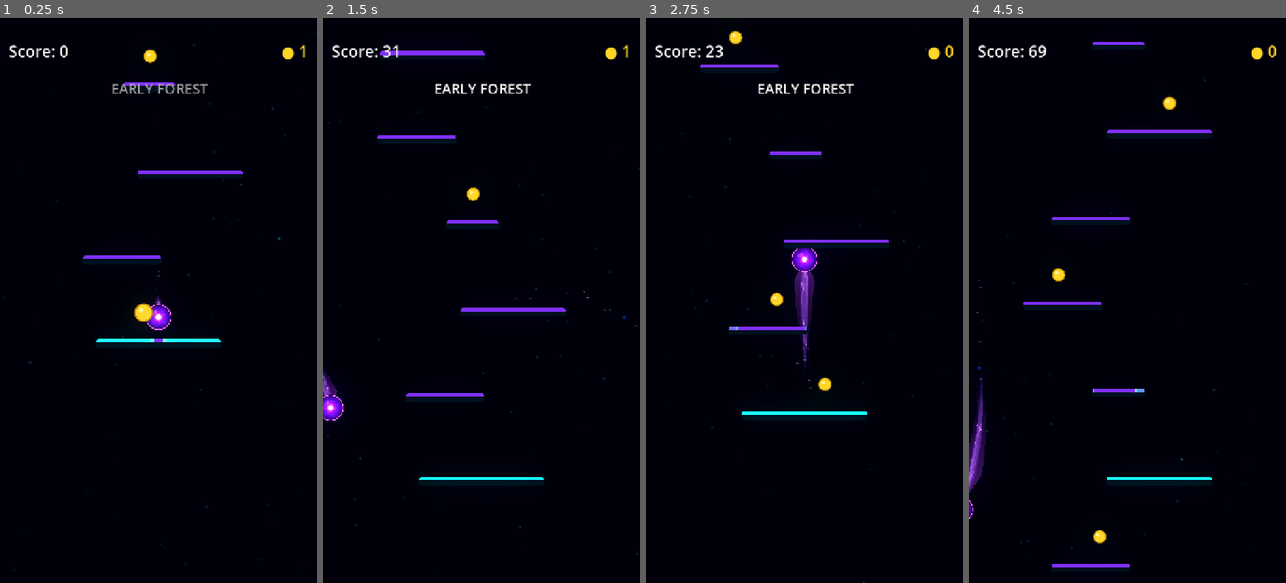
Above: before the commit, frames 1-4 (left to right).
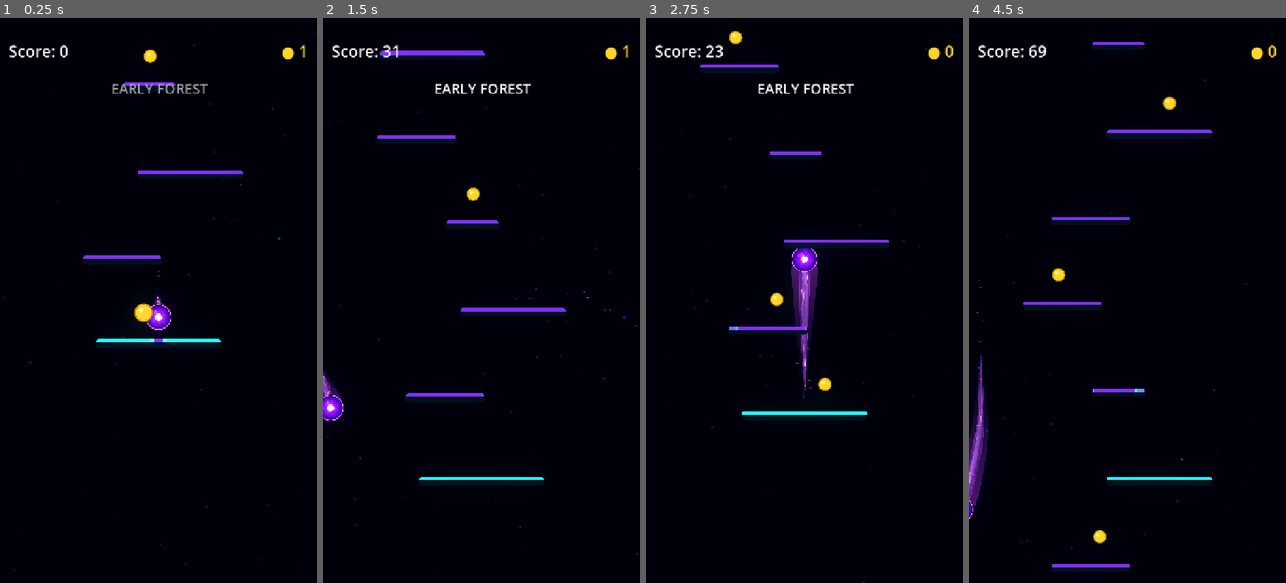
Above: after the commit, the same moments.

Repository: Kryodo/TowerJump
Game: Godot game, scene res://scenes/main.tscn
Same seed, same stepped clock (60 frames per second), same inputs: the game is played once before the commit and once after it.
Inputs (mouse positions are in pixels of both pictures, inside the frame that each line leads up to):
- Up to frame 1 (0.25 s): no input
- Up to frame 2 (1.5 s): move the mouse to (551, 272) at 0.52 s; hold Right (ui_right) 0.53-1.25 s; click (551, 272) at 0.67 s; drag from (418, 328) to (471, 193) at 1.27 s
- Up to frame 3 (2.75 s): click "Nochmal spielen" at 2 s
- Up to frame 4 (4.5 s): move the mouse to (1159, 176) at 2.77 s; hold Right (ui_right) 2.78-3.5 s; drag from (1111, 413) to (1057, 215) at 3.52 s; move the mouse to (1222, 385) at 4.27 s; hold Left (ui_left) from 4.28 s (still down)

The runs differ from the first frame. In frame 1, less than 0.1% of the frame differs, in the area x 48-52%, y 49-54%; in frame 2, less than 0.1%; in frame 3, 0.7%, in the area x 45-55%, y 42-68%; in frame 4, 0.6%.

Commit message:
Polish comet flare, trail length, orb core and edge energy

Diff:
--- a/scenes/ball.gdshader
+++ b/scenes/ball.gdshader
@@ -85,15 +85,23 @@
 		smoothstep(0.956, 0.982, d);
 	color += ring_color * outer_ring * aura_breath;
 
-	// The luminous centre gently changes size and intensity over time.
+	// The luminous centre gently pulses, but its edge is deliberately organic:
+	// low-frequency angular waves break the perfect circular silhouette.
 	float core_pulse = 0.5 + 0.5 * sin(time * 2.2);
 	float core_radius = mix(0.245, 0.305, core_pulse);
-	float core = 1.0 - smoothstep(0.0, core_radius, d);
-	float core_brightness = mix(0.84, 1.05, core_pulse);
+	float core_wobble =
+		1.0
+		+ 0.10 * sin(angle * 3.0 + time * 0.72)
+		+ 0.045 * sin(angle * 5.0 - time * 0.90 + 1.1)
+		+ 0.025 * sin(angle * 2.0 + p.x * 2.8 - time * 0.55);
+	float core_distance = d / max(core_wobble, 0.80);
+	float core = 1.0 - smoothstep(core_radius * 0.70, core_radius, core_distance);
+	// A slightly lower peak helps the orb and trail share the same energy budget.
+	float core_brightness = mix(0.79, 0.96, core_pulse);
 	color = mix(color, core_color * core_brightness, core);
 
 	float core_aura =
-		1.0 - smoothstep(core_radius * 0.62, core_radius * 1.8, d);
+		1.0 - smoothstep(core_radius * 0.62, core_radius * 1.8, core_distance);
 	color += aura_color * core_aura * 0.28 * aura_breath;
 
 	// Broad upper-left reflection and a small specular glint add orb-like depth.
--- a/scenes/ball.tscn
+++ b/scenes/ball.tscn
@@ -9,8 +9,8 @@
 [ext_resource type="Texture2D" uid="uid://x4vri0ghb2xn" path="res://Assets/energy_particle_atlas.png" id="5_energy_atlas"]
 
 [sub_resource type="Curve" id="Curve_iijjg"]
-_data = [Vector2(0, 0.015), 0.0, 4.2, 0, 1, Vector2(0.07, 0.38), 4.2, 1.2, 1, 1, Vector2(0.2, 1.15), 1.2, 0.0, 1, 1, Vector2(0.36, 0.94), 0.0, -0.9, 1, 1, Vector2(0.68, 0.42), -0.9, -1.0, 1, 1, Vector2(0.92, 0.04), -1.0, -0.5, 1, 1, Vector2(1, 0), -0.5, 0.0, 1, 0]
-point_count = 7
+_data = [Vector2(0, 0.9), 0.0, 5.0, 0, 1, Vector2(0.045, 1.12), 5.0, 2.0, 1, 1, Vector2(0.12, 1.25), 2.0, 0.0, 1, 1, Vector2(0.3, 1.03), 0.0, -1.0, 1, 1, Vector2(0.58, 0.56), -1.0, -1.0, 1, 1, Vector2(0.84, 0.07), -1.0, -0.5, 1, 1, Vector2(0.96, 0.025), -0.5, 0.0, 1, 1, Vector2(1, 0), 0.0, 0.0, 1, 0]
+point_count = 8
 
 [sub_resource type="Gradient" id="Gradient_f7kxq"]
 offsets = PackedFloat32Array(0, 0.26666668, 0.6, 0.8, 1)
@@ -22,6 +22,10 @@
 _data = [Vector2(0, 0.015), 0.0, 3.5, 0, 1, Vector2(0.06, 0.3), 3.5, 1.3, 1, 1, Vector2(0.18, 1), 1.3, 0.0, 1, 1, Vector2(0.34, 0.92), 0.0, -0.9, 1, 1, Vector2(0.66, 0.48), -0.9, -1.0, 1, 1, Vector2(0.92, 0.06), -1.0, -0.5, 1, 1, Vector2(1, 0), -0.5, 0.0, 1, 0]
 point_count = 7
 
+[sub_resource type="Curve" id="Curve_comet_core"]
+_data = [Vector2(0, 0.62), 0.0, 5.0, 0, 1, Vector2(0.045, 0.92), 5.0, 2.0, 1, 1, Vector2(0.12, 1.15), 2.0, 0.0, 1, 1, Vector2(0.3, 0.96), 0.0, -1.0, 1, 1, Vector2(0.58, 0.52), -1.0, -1.0, 1, 1, Vector2(0.84, 0.06), -1.0, -0.5, 1, 1, Vector2(1, 0), -0.5, 0.0, 1, 0]
+point_count = 7
+
 [sub_resource type="Gradient" id="Gradient_wisp_left"]
 offsets = PackedFloat32Array(0, 0.22, 0.65, 1)
 colors = PackedColorArray(1, 1, 1, 0.84, 1, 1, 1, 0.48, 1, 1, 1, 0.12, 1, 1, 1, 0)
@@ -33,8 +37,8 @@
 [sub_resource type="ShaderMaterial" id="ShaderMaterial_eew57"]
 shader = ExtResource("3_eew57")
 shader_parameter/flow_speed = 0.9
-shader_parameter/energy_strength = 1.350000064125
-shader_parameter/filament_strength = 1.7
+shader_parameter/energy_strength = 1.5
+shader_parameter/filament_strength = 1.9
 shader_parameter/palette_mode = 0
 
 [sub_resource type="Curve" id="Curve_f7kxq"]
@@ -177,7 +181,7 @@
 wisp_strength = 2.0
 
 [node name="TrailAura" type="Line2D" parent="TrailVisual" unique_id=333510001]
-width = 40.0
+width = 48.0
 width_curve = SubResource("Curve_iijjg")
 gradient = SubResource("Gradient_f7kxq")
 joint_mode = 2
@@ -206,7 +210,7 @@
 [node name="EnergyLine" type="Line2D" parent="TrailVisual" unique_id=1281318945]
 material = SubResource("ShaderMaterial_eew57")
 width = 26.0
-width_curve = SubResource("Curve_4dx81")
+width_curve = SubResource("Curve_comet_core")
 texture_mode = 2
 joint_mode = 2
 begin_cap_mode = 2
--- a/scenes/ball_trail_energy.gdshader
+++ b/scenes/ball_trail_energy.gdshader
@@ -175,23 +175,38 @@
 	// --------------------------------------------------------
 
 	float trail_fade = 1.0 - smoothstep(
-		0.55,
+		0.72,
 		1.0,
 		uv.x
 	);
 
 	energy *= trail_fade;
+
+	// Two restrained edge filaments create a brighter bridge to the orb rim.
+	// They sit inside the translucent ribbon edges instead of outlining a hard tube.
+	float edge_distance = abs(uv.y * 2.0 - 1.0);
+	float edge_ridge =
+		smoothstep(0.58, 0.76, edge_distance)
+		*
+		(1.0 - smoothstep(0.88, 0.97, edge_distance));
+	float edge_waver =
+		0.78 + 0.22 * sin(uv.x * 25.0 - time * 1.7 + sin(uv.x * 8.0 + time * 0.4));
+	float edge_strength = edge_ridge * edge_waver * trail_fade;
+	energy = max(energy, edge_strength * 0.32);
 
 
 	// Palette-matched energy stream: saturated blue or rich violet.
 	vec3 base_color;
 	vec3 bright_color;
+	vec3 edge_color;
 	if (palette_mode == 1) {
 		base_color = vec3(0.30, 0.035, 0.82);
-		bright_color = vec3(0.95, 0.58, 1.25);
+		bright_color = vec3(1.12, 0.68, 1.48);
+		edge_color = vec3(1.55, 0.88, 1.95);
 	} else {
 		base_color = vec3(0.025, 0.20, 0.95);
-		bright_color = vec3(0.38, 0.86, 1.35);
+		bright_color = vec3(0.46, 0.96, 1.48);
+		edge_color = vec3(0.58, 1.22, 1.82);
 	}
 
 	float brightness = clamp(
@@ -206,6 +221,8 @@
 		brightness
 	);
 
+	// Additive HDR accents stay subtle at rest but connect to the orb's bright rim.
+	final_color += edge_color * edge_strength * 0.34;
 
 	COLOR = vec4(
 		final_color,
--- a/scripts/ball_trail.gd
+++ b/scripts/ball_trail.gd
@@ -6,8 +6,8 @@
 ## This script only controls visuals; ball movement and collision remain in ball.gd.
 
 @export_category("Trail History")
-@export var max_points: int = 22
-@export var min_distance: float = 2.5
+@export var max_points: int = 30
+@export var min_distance: float = 2.0
 @export var max_segment_distance: float = 120.0
 @export_range(0.0, 40.0, 1.0) var trail_head_offset: float = 28.0
 
@@ -61,7 +61,7 @@
 		# large discontinuities in the sampled trajectory.
 		_points.clear()
 		_points.append(current_world_position)
-	elif distance_from_trail >= min_distance:
+	elif _points[0].distance_to(current_world_position) >= min_distance:
 		_points.push_front(current_world_position)
 		while _points.size() > max_points:
 			_points.pop_back()
@@ -116,11 +116,10 @@
 	var secondary_wave: float = sin(_trail_time * 1.25 + t * 5.5 + 0.8)
 	var drift: float = (wave * 0.7 + secondary_wave * 0.3) * (0.5 + 1.8 * t) * envelope
 
-	# The newest sample is the ball centre. Move just this head point backward
-	# along the travel direction so the visible V begins at the orb's trailing
-	# surface instead of emerging from its luminous core.
-	var head_offset: float = trail_head_offset if index == 0 else 0.0
-	return point - tangent * head_offset + perpendicular * drift
+	# The trail begins at the ball centre and renders behind the orb. The orb
+	# naturally occludes the hidden part, letting a broad leading flare emerge
+	# from its sides without a detached offset point or a pinched neck.
+	return point + perpendicular * drift
 
 
 func _update_wisp_line(
